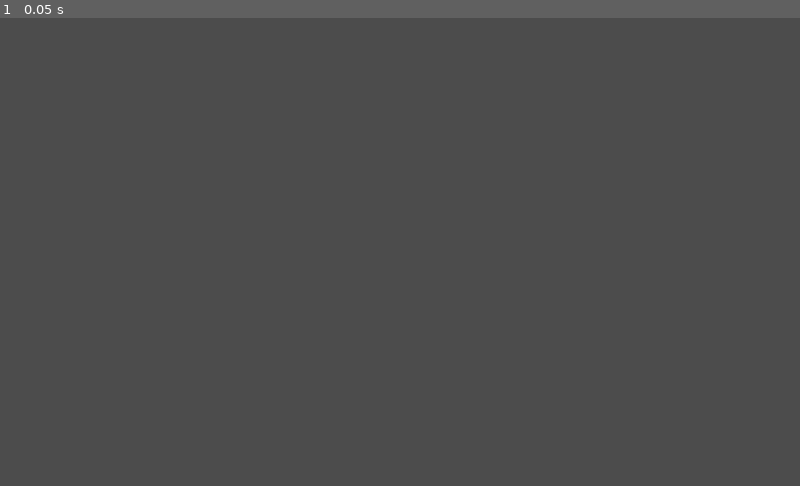
Above: before the commit, frame 1.
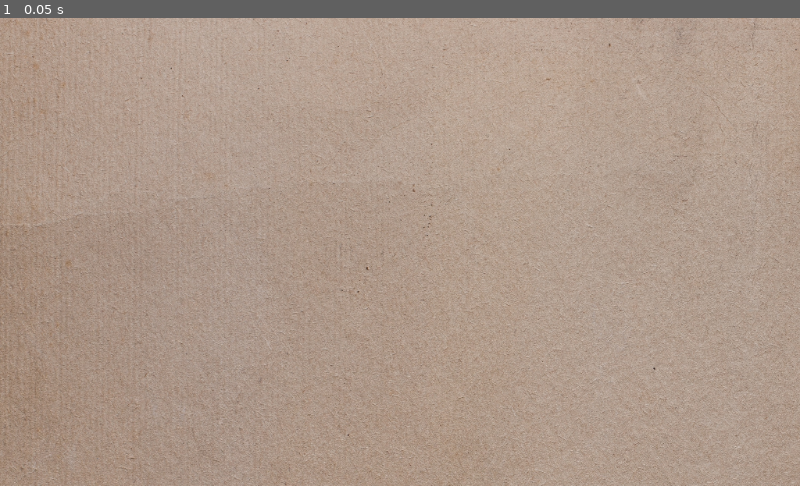
Above: after the commit, the same moment.

Repository: ludum-rlyeh/LD45Nothing
Game: Godot game, scene res://scenes/Main.tscn
Same seed, same stepped clock (60 frames per second), same inputs: the game is played once before the commit and once after it.
Inputs:
- Up to frame 1 (0.05 s): no input

The runs differ from the first frame. In frame 1, 100% of the frame differs, in the area x 0-100%, y 0-100%.

Commit message:
ajout viewport

Diff:
--- a/scenes/Main.tscn
+++ b/scenes/Main.tscn
@@ -1,9 +1,25 @@
-[gd_scene load_steps=3 format=2]
+[gd_scene load_steps=4 format=2]
 
 [ext_resource path="res://scripts/Main.gd" type="Script" id=1]
-[ext_resource path="res://scenes/Canvas.tscn" type="PackedScene" id=2]
+[ext_resource path="res://assets/wildtextures-aged_paper_texture2.jpg" type="Texture" id=2]
+[ext_resource path="res://scenes/Canvas.tscn" type="PackedScene" id=3]
 
 [node name="Main" type="Node2D"]
 script = ExtResource( 1 )
 
-[node name="Canvas" parent="." instance=ExtResource( 2 )]
+[node name="TextureRect" type="TextureRect" parent="."]
+anchor_right = 1.0
+anchor_bottom = 1.0
+margin_left = -11.0
+margin_top = -25.0
+margin_right = 1045.0
+margin_bottom = 616.0
+size_flags_horizontal = 3
+size_flags_vertical = 3
+texture = ExtResource( 2 )
+expand = true
+stretch_mode = 1
+
+[node name="Canvas" parent="." instance=ExtResource( 3 )]
+
+[node name="Viewport" type="Viewport" parent="."]
--- a/scenes/especes/test_graphics.tscn
+++ b/scenes/especes/test_graphics.tscn
@@ -1,34 +1,9 @@
 [gd_scene load_steps=4 format=2]
 
-[sub_resource type="Shader" id=5]
-code = "shader_type canvas_item;
+[ext_resource path="res://shaders/ink.tres" type="Material" id=1]
+[ext_resource path="res://icon.png" type="Texture" id=2]
 
-uniform sampler2D my_array;
-uniform int size;
-uniform mat4 proj_mat;
-
-vec2 get_array_value(ivec2 coord, mat4 T)
-{
-	// retrieve r component on the desired array position
-	vec2 pt = texelFetch(my_array, coord, 0).rg;
-	// the resulting value is in srgb space, so convert it back to linear space
-	pt *= 255.;
-	return PROJECTION_MATRIX * pt;
-}
-
-void fragment()
-{
-	vec2 result = vec2(0);
-
-	if(distance(FRAGCOORD, result) < 1);
-	{
-	}
-}"
-
-[sub_resource type="ShaderMaterial" id=4]
-shader = SubResource( 5 )
-
-[sub_resource type="GDScript" id=1]
+[sub_resource type="GDScript" id=3]
 script/source = "extends Polygon2D
 
 var RAND_SCALE = 1
@@ -49,6 +24,13 @@
 
 	var points = get_polygon()
 	var bary = Utils.get_barycenter(points)
+
+	points = $Polygon2D2.get_polygon()
+	var bary2 = Utils.get_barycenter(points)
+
+	$Polygon2D2.translate(bary2 - bary)
+
+
 	var new_points = []
 	for pt in points:
 		var v = pt - bary
@@ -62,12 +44,10 @@
 
 	var rect = Utils.getBBox(get_polygon())
 	get_viewport().get_visible_rect().size
-	get_material().set_shader_param(\"iresolution\", rect.size)  # pass screen size on shader script
+	get_material().set_shader_param(\"resolution\", rect.size)  # pass screen size on shader script
 
 # Called every frame. 'delta' is the elapsed time since the previous frame.
 func _process(delta):
-
-	material.set_shader_param(\"proj_mat\", get_viewport().get_camera().projection())
 
 	if LOOP_CURRENT > LOOP_MAX :
 		LOOP_CURRENT = 0
@@ -81,11 +61,16 @@
 
 [node name="Node2D" type="Node2D"]
 
+[node name="ColorRect" type="ColorRect" parent="."]
+margin_right = 1023.0
+margin_bottom = 598.0
+
 [node name="Polygon2D" type="Polygon2D" parent="."]
-material = SubResource( 4 )
-position = Vector2( 246.895, 113.168 )
+material = ExtResource( 1 )
+position = Vector2( 181.782, 52.1039 )
 scale = Vector2( 0.552154, 0.66776 )
-color = Color( 0.0980392, 0.0901961, 0.0901961, 1 )
+color = Color( 0, 0, 0, 1 )
+texture = ExtResource( 2 )
 texture_offset = Vector2( -150, -150 )
-polygon = PoolVector2Array( 114.913, 51.1153, 120.187, 560.961, 976.869, 596.383, 932.423, 44.083 )
-script = SubResource( 1 )
+polygon = PoolVector2Array( 14.2124, 120.648, 43.9942, 615.527, 976.869, 596.383, 1083.74, 52.6196 )
+script = SubResource( 3 )
--- a/scripts/Main.gd
+++ b/scripts/Main.gd
@@ -1,14 +1,20 @@
 extends Node2D
+
+var ABuffer = ViewportTexture.new()
 
 func _ready():
 	randomize()
 	$Canvas.connect("_new_boid_sig", self, "_on_new_boid")
+
+	var viewport = get_viewport()
+	viewport.render_target_clear_mode = Viewport.CLEAR_MODE_NEVER
 
 func _on_new_boid(var boid_type, var line2d):
 	call_deferred("add_boid", boid_type, line2d)
 
 
 func add_boid(var boid_type, var line2d):
+
 	var boid = null
 	print_debug(boid_type)
 
--- a/scripts/Utils.gd
+++ b/scripts/Utils.gd
@@ -15,6 +15,13 @@
 #	var points = [Vector2(0,0), Vector2(2,2), Vector2(4,4.1), Vector2(2,3), Vector2(2, 0), Vector2(-3,-3)]
 #	print(detectEdge(0, points))
 #	print(detectEdge(3, points))
+
+func get_barycenter(points):
+	var bary = Vector2.ZERO
+	for pt in points:
+		bary += pt
+	bary /= points.size()
+	return bary
 
 
 func getBBox(points):
--- a/shaders/ink.tres
+++ b/shaders/ink.tres
@@ -1,3 +1,86 @@
-[gd_resource type="ShaderMaterial" format=2]
+[gd_resource type="ShaderMaterial" load_steps=2 format=2]
+
+[sub_resource type="Shader" id=1]
+code = "shader_type canvas_item;
+
+uniform vec2 resolution;
+
+// Made by k-mouse (2016-11-23)
+// Modified from David Hoskins (2013-07-07) and joltz0r (2013-07-04)
+
+float TAU()
+{
+	return 6.28318530718;
+}
+float TILING_FACTOR()
+{
+	return 0.2;
+}
+int MAX_ITER()
+{
+	return 1;
+}
+
+float waterHighlight(vec2 p, float time, float foaminess)
+{
+    vec2 i = vec2(p);
+	float c = 0.0;
+    float foaminess_factor = mix(1.0, 2.0, foaminess);
+	float inten = 0.03 * foaminess_factor;
+
+	for (int n = 0; n < MAX_ITER(); n++)
+	{
+		float t = time * 2.0 * (1.0 - (3.5 / float(n+1)));
+		i = p + vec2(cos(t - i.x) + sin(t + i.y), sin(t - i.y) + cos(t + i.x));
+		c += 1.0/length(vec2(p.x / (sin(i.x+t)),p.y / (cos(i.y+t))));
+	}
+	c = 0.2 + c / (inten * float(MAX_ITER()));
+	c =  1.17-pow(c, 1.4);
+    c = pow(abs(c), 8.0);
+	return c / sqrt(foaminess_factor);
+}
+
+
+void fragment( )
+{
+	float time = TIME * 0.1+23.0;
+	vec2 uv = UV/4.0;//FRAGCOORD.xy / resolution.xy;
+	vec2 uv_square = vec2(uv.x * resolution.x / resolution.y, uv.y);
+    float dist_center = pow(2.0*length(uv - 2.0), 1.0);
+
+    float foaminess = smoothstep(0.4, 1.8, dist_center);
+    float clearness = 0.1 + 0.9*smoothstep(0.1, 0.2, dist_center);
+
+	vec2 p = mod(uv_square*TAU()*TILING_FACTOR(), TAU())-200.0;
+
+    float c = waterHighlight(p, time, foaminess);
+
+    vec3 water_color = vec3(0.0, 0.0, 0.0);
+	vec3 color = vec3(c);
+
+	float OFFSET = 0.8;
+
+	color = 1.0 - color;
+
+	if(color.r > OFFSET && color.g > OFFSET && color.b > OFFSET)
+	{
+		COLOR = vec4(color, 0.0);
+	}
+	else
+	{
+		COLOR = vec4(color, 1.0);
+	}
+
+//    color  = 1.0 - color;
+//	color /= 4.0;
+
+//    color = clamp(color + water_color, 0.0, 1.0);
+
+//    color = mix(water_color, color, clearness);
+
+
+}"
 
 [resource]
+shader = SubResource( 1 )
+shader_param/resolution = Vector2( 300, 300 )
Binary file added: assets/wildtextures-aged_paper_texture2.jpg
